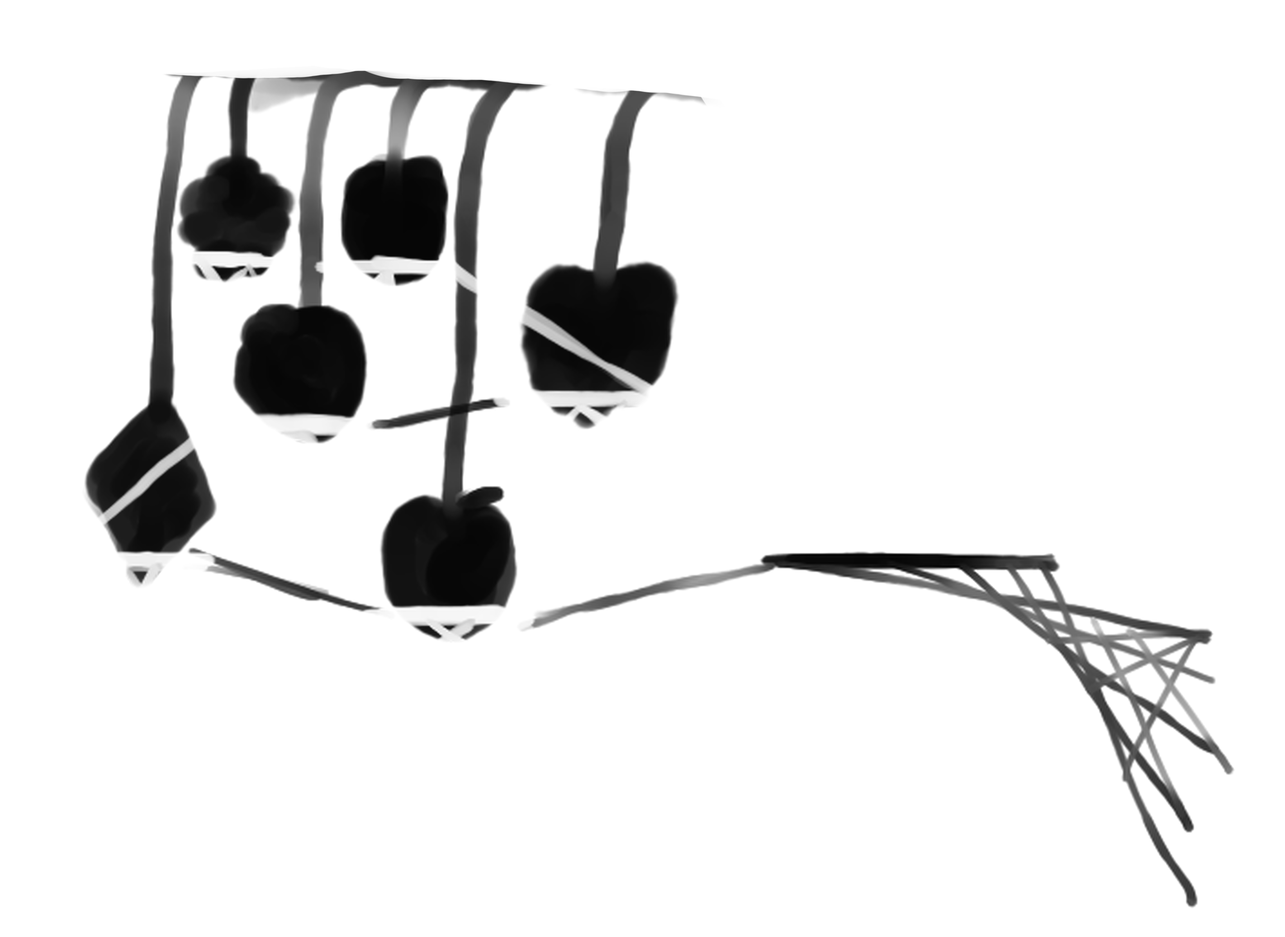
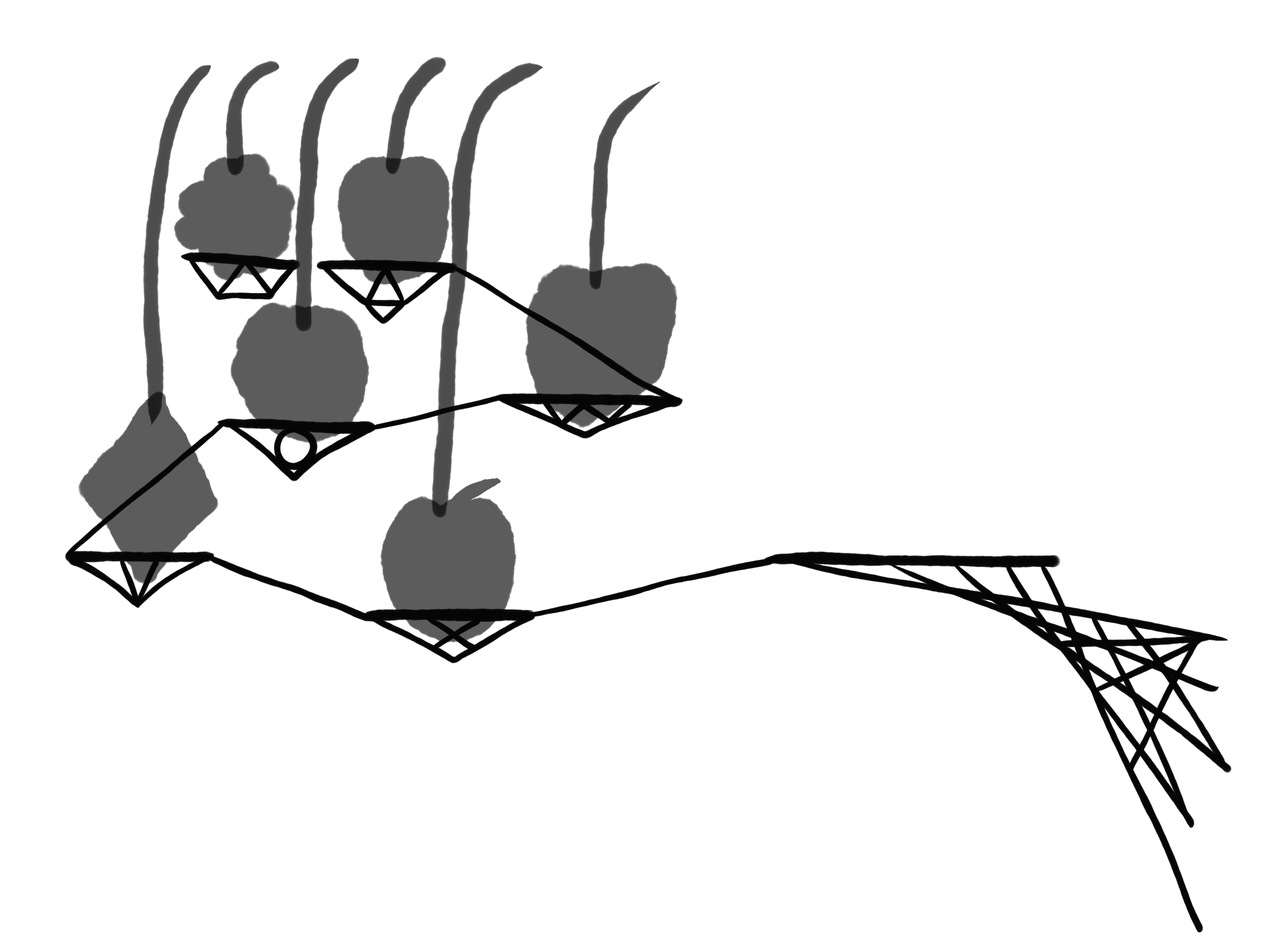
Layered file, before and after one edit (1285×937). Changes by layer:
added layer "village platforms" above "village paltfrom constr" over [64, 251, 683, 623]
added layer "village paltfrom constr" above "fruits" over [68, 256, 676, 664]
added layer "fruits" (65%) above "fruit stales" over [77, 152, 678, 643]
added layer "fruit stales" (72%) above "paths" over [142, 56, 662, 519]
added layer "paths" above "platform" over [65, 264, 780, 622]
added layer "platform" above "platform constr" over [764, 550, 1061, 568]
added layer "platform constr" above "rough" over [784, 557, 1232, 933]
hid group "rough" (3 layers), opacity 100% → 60% over [64, 65, 1235, 909]
painted on "constructies enzo" over [184, 404, 1212, 806]
painted on "geteken" over [83, 89, 703, 642]
